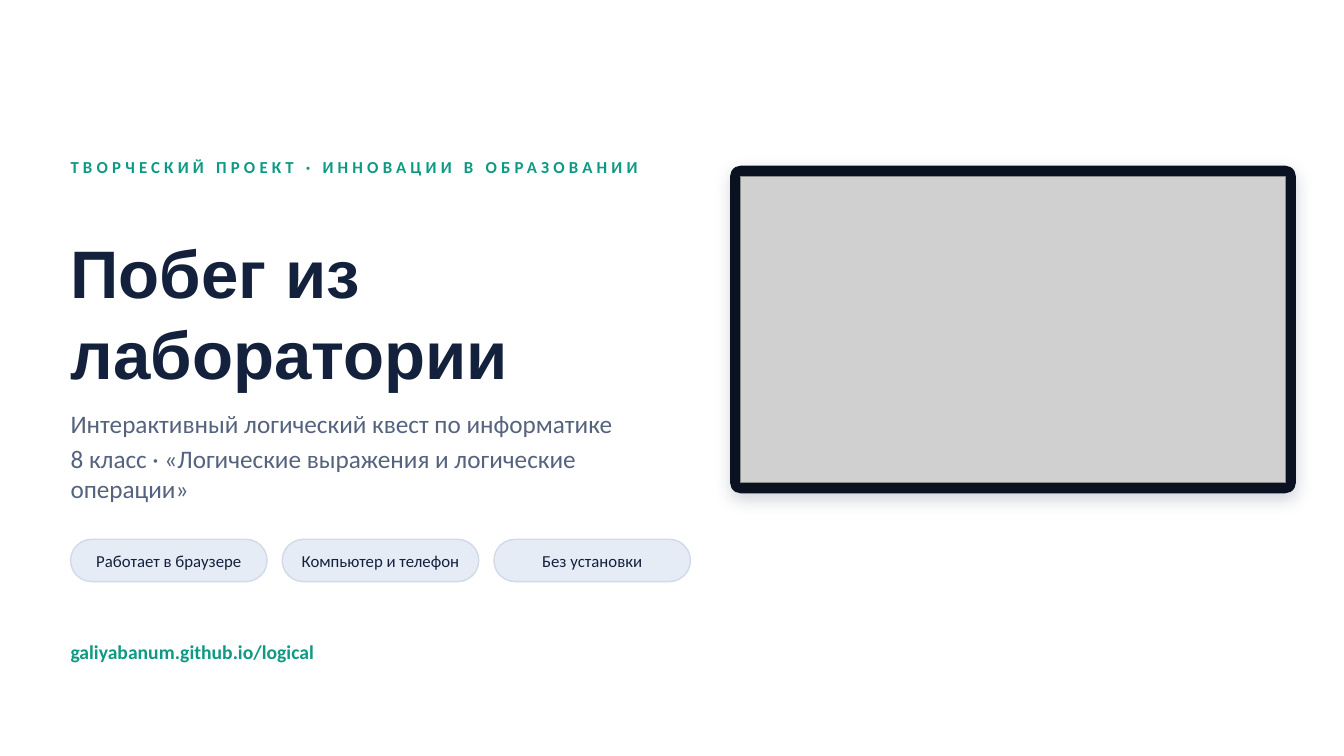
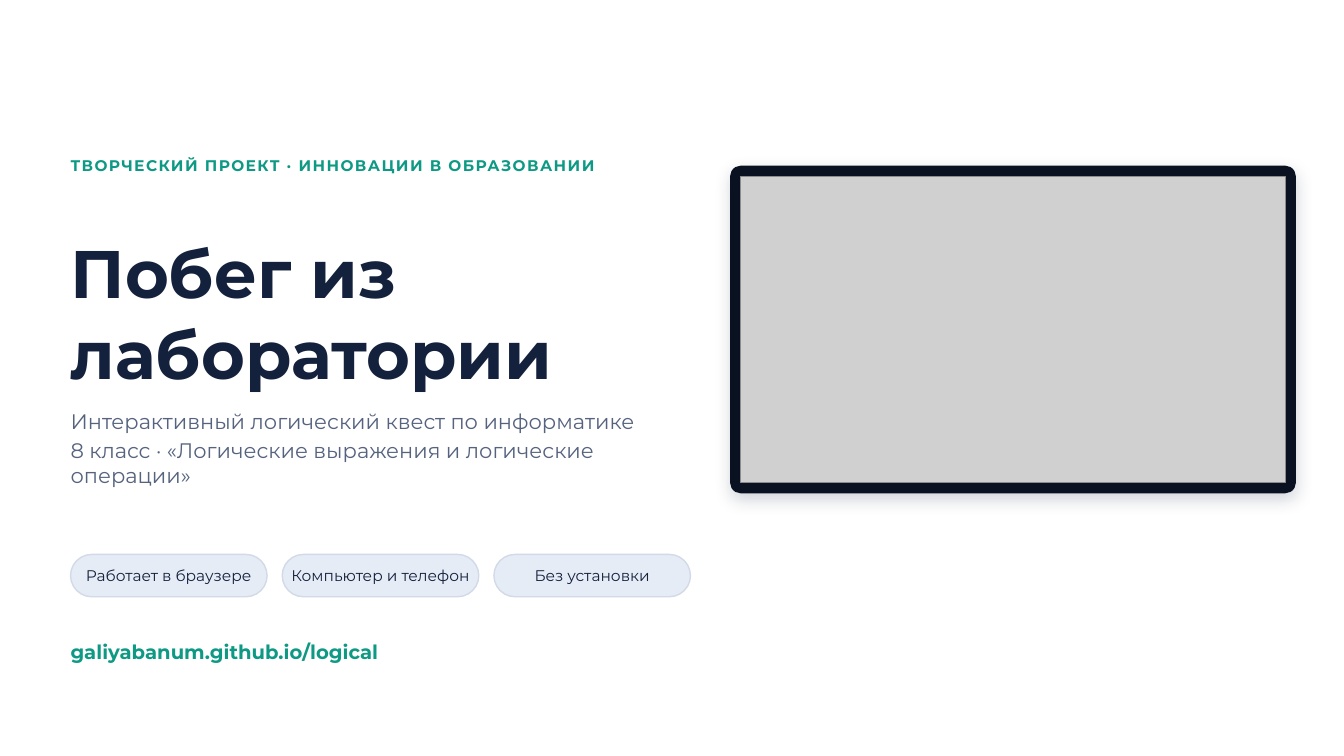
Before and after one commit to galiyabanum/logical, a slide deck: slide 1 of docs/Побег_из_лаборатории_презентация.pptx. Drawn at 1344x756 pixels with LibreOffice and Linux fonts; fonts in the diff are those of the drawing; grey boxes stand for pictures. Boxes give left, top, right and bottom in pixels: in the first picture for what was removed or moved away, otherwise in the second. Text is boxed around its words. In the diff, an @@ line names an element or a change of style, - is before the commit and + after.

```diff
--- a/docs/Побег_из_лаборатории_презентация.pptx
+++ b/docs/Побег_из_лаборатории_презентация.pptx
@@ text "ТВОРЧЕСКИЙ ПРОЕКТ · ИННОВАЦИИ В ..." at (x1=71, y1=157, x2=594, y2=174): size 12 to 11 pt, font Calibri to Montserrat, letter spacing 3 to 1 pt @@
@@ title "Побег из лаборатории" at (x1=71, y1=247, x2=553, y2=392): font Arial to Montserrat @@
@@ text "Интерактивный логический квест по информатике" at (x1=71, y1=413, x2=635, y2=487): size 18 to 15 pt, font Calibri to Montserrat @@
@@ 3 texts, 3 rounded rectangles moved together from (x1=71, y1=539, x2=691, y2=582) to (x1=71, y1=555, x2=691, y2=597) @@
@@ size 12 to 11 pt, font Calibri to Montserrat in 3 elements at (x1=291, y1=569, x2=470, y2=584), (x1=86, y1=569, x2=252, y2=584), (x1=535, y1=570, x2=649, y2=584) @@
@@ text "galiyabanum.github.io/logical" at (x1=71, y1=642, x2=379, y2=663): font Calibri to Montserrat @@
```
Also in this commit, not shown: 11 other slides changed, 2 other files.
